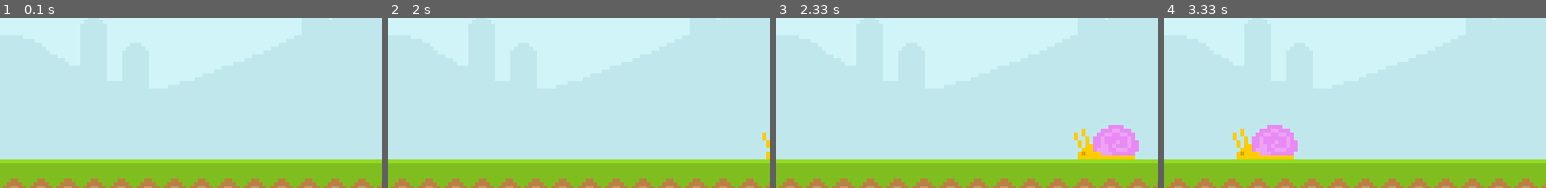
Above: before the commit, frames 1-4 (left to right).
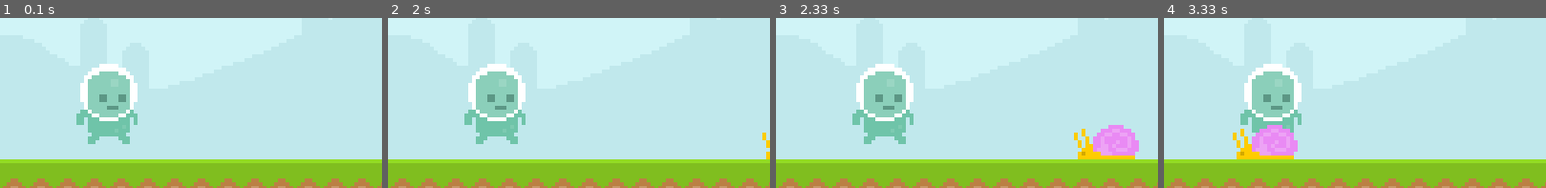
Above: after the commit, the same moments.

Repository: bstew794/PyGame_Tutorial
Game: pygame game, started from Runner.py
The game is run twice, just before and just after one commit, with the same random seed, the same clock (stepped at 60 frames per second) and the same inputs.
Inputs:
- Up to frame 1 (0.1 s): no input
- Up to frame 2 (2 s): no input
- Up to frame 3 (2.33 s): no input
- Up to frame 4 (3.33 s): no input
The pictures show only the part of the screen within x 0-50%, y 30-80%; the shares and areas given below are measured in that part.

The runs differ from the first frame. In frame 1, 5.6% of the frame differs, in the area x 20-36%, y 26-75%; in frame 2, 5.6%; in frame 3, 5.6%; in frame 4, 4.9%.

Commit message:
Added player surface

Diff:
--- a/Runner.py
+++ b/Runner.py
@@ -11,13 +11,17 @@
 clock = pygame.time.Clock()
 test_font = pygame.font.Font('Font/PixelType.ttf', 50)
 
-#define some surfaces including the environment, actors, and text
-sky_surf = pygame.image.load('Graphics/Enviroment/Sky.png').convert_alpha()
-grnd_surf = pygame.image.load('Graphics/Enviroment/Ground.png').convert_alpha()
+# define some surfaces including the environment, actors, and text
+sky_surf = pygame.image.load('Graphics/Enviroment/sky.png').convert_alpha()
+grnd_surf = pygame.image.load('Graphics/Enviroment/ground.png').convert_alpha()
 text_surf = test_font.render('My game', False, 'Black')
-snal_surf = pygame.image.load('Graphics/Enemies/Snail/Snail1.png').convert_alpha()
+snal_surf = pygame.image.load('Graphics/Enemies/Snail/snail1.png').convert_alpha()
+play_surf = pygame.image.load('Graphics/Player/walk1.png').convert_alpha()
 
+# set snail x position and assign to a variable
 snal_x_pos = 872
+
+# define a rectangle hitbox for the player
 
 # display an opening screen and change the fill of the test surface to red
 pygame.display.set_caption('Runner')
@@ -43,6 +47,9 @@
     # display the ground surface on the screen surface
     screen.blit(grnd_surf, (0, 300))
 
+    # display the player on the screen surface
+    screen.blit(play_surf, (80, 200))
+
     # display the snail on the screen surface
     screen.blit(snal_surf, (snal_x_pos, 264))
 
Binary file added: Graphics/Player/jump.png
Binary file added: Graphics/Player/stand.png
Binary file added: Graphics/Player/walk1.png
Binary file added: Graphics/Player/walk2.png
